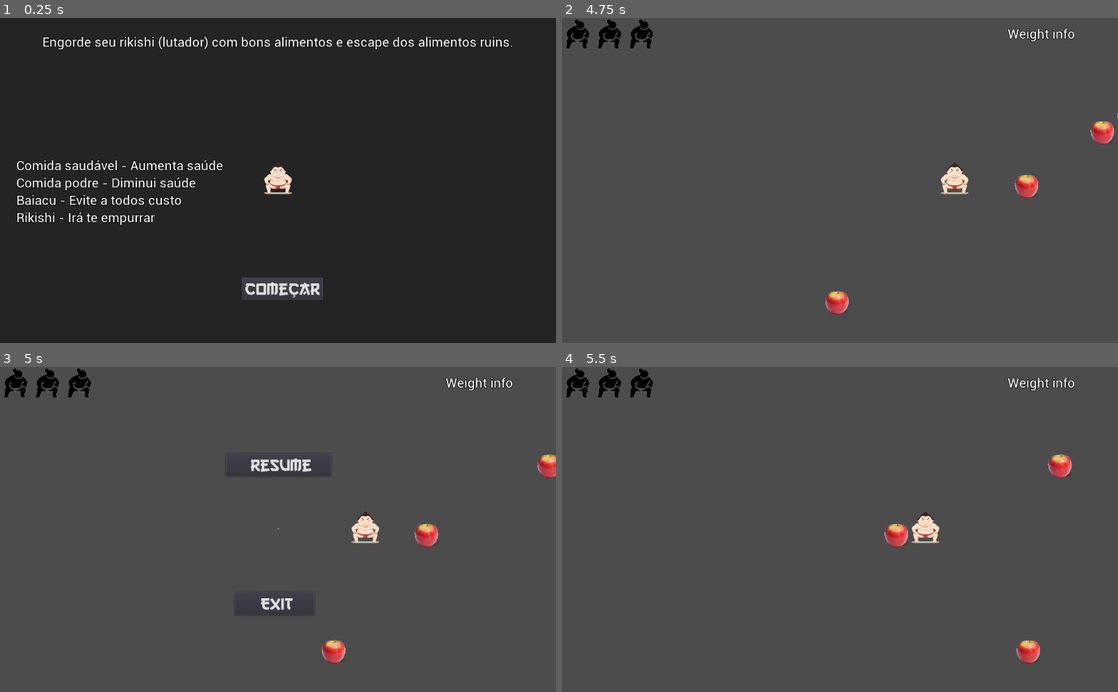
Above: before the commit, frames 1-4 (two rows, left to right).
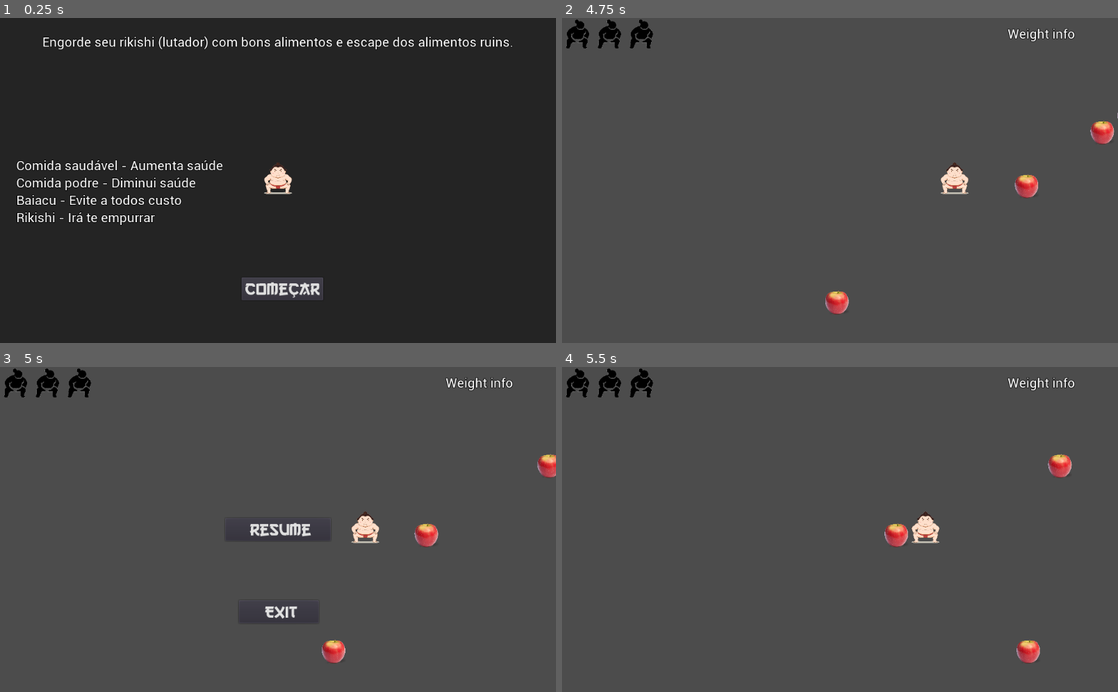
Above: after the commit, the same moments.

Repository: mshayden1998/ConSumo-Clone
Game: Godot game, scene res://Main.tscn
Two runs of this game, one before a commit and one after it. Both use one fixed random seed, a clock stepped at 60 frames per second and the inputs below.
Inputs:
- Up to frame 1 (0.25 s): no input
- Up to frame 2 (4.75 s): click "Começar" at 0.5 s; tap Enter at 1.25 s; hold D (player_move_right) 1.28-2.03 s; hold S (player_move_down) 2.03-2.78 s; hold D (player_move_right) 2.78-3.53 s; hold W (player_move_up) 3.53-4.28 s; hold A (player_move_left) from 4.28 s (still down)
- Up to frame 3 (5 s): keep holding A (player_move_left); tap Escape (main_pause) at 4.9 s
- Up to frame 4 (5.5 s): release A (player_move_left) at 5 s; click "Resume" at 5 s

Frames 1-2 are identical in both runs. In frame 3, 0.8% of the frame differs, in the area x 44-57%, y 28-78%; in frame 4, nothing differs.

Commit message:
ui update

Diff:
--- a/user_interface/PauseMenu.tscn
+++ b/user_interface/PauseMenu.tscn
@@ -12,32 +12,29 @@
 "_edit_use_anchors_": false
 }
 
-[node name="HSeparator" type="HSeparator" parent="."]
+[node name="ResumeBtn" type="Button" parent="."]
 anchor_left = 0.5
+anchor_top = 0.5
 anchor_right = 0.5
-anchor_bottom = 1.0
-margin_left = -1.5
-margin_right = 1.5
-__meta__ = {
-"_edit_use_anchors_": false
-}
-
-[node name="ResumeBtn" type="Button" parent="HSeparator"]
-margin_left = -94.5
-margin_top = 160.0
-margin_right = 99.5
-margin_bottom = 202.0
+anchor_bottom = 0.5
+margin_left = -97.0
+margin_top = -21.0
+margin_right = 97.0
+margin_bottom = 21.0
 text = "RESUME_BTN"
 __meta__ = {
 "_edit_use_anchors_": false
 }
 
-[node name="ExitBtn" type="Button" parent="HSeparator"]
-margin_left = -78.5
-margin_top = 416.0
-margin_right = 68.5
-margin_bottom = 458.0
+[node name="ExitBtn" type="Button" parent="."]
+margin_left = 440.0
+margin_top = 431.0
+margin_right = 587.0
+margin_bottom = 473.0
 text = "EXIT_BTN"
+__meta__ = {
+"_edit_use_anchors_": false
+}
 
-[connection signal="pressed" from="HSeparator/ResumeBtn" to="." method="_on_ResumeBtn_pressed"]
-[connection signal="pressed" from="HSeparator/ExitBtn" to="." method="_on_ExitBtn_pressed"]
+[connection signal="pressed" from="ResumeBtn" to="." method="_on_ResumeBtn_pressed"]
+[connection signal="pressed" from="ExitBtn" to="." method="_on_ExitBtn_pressed"]
